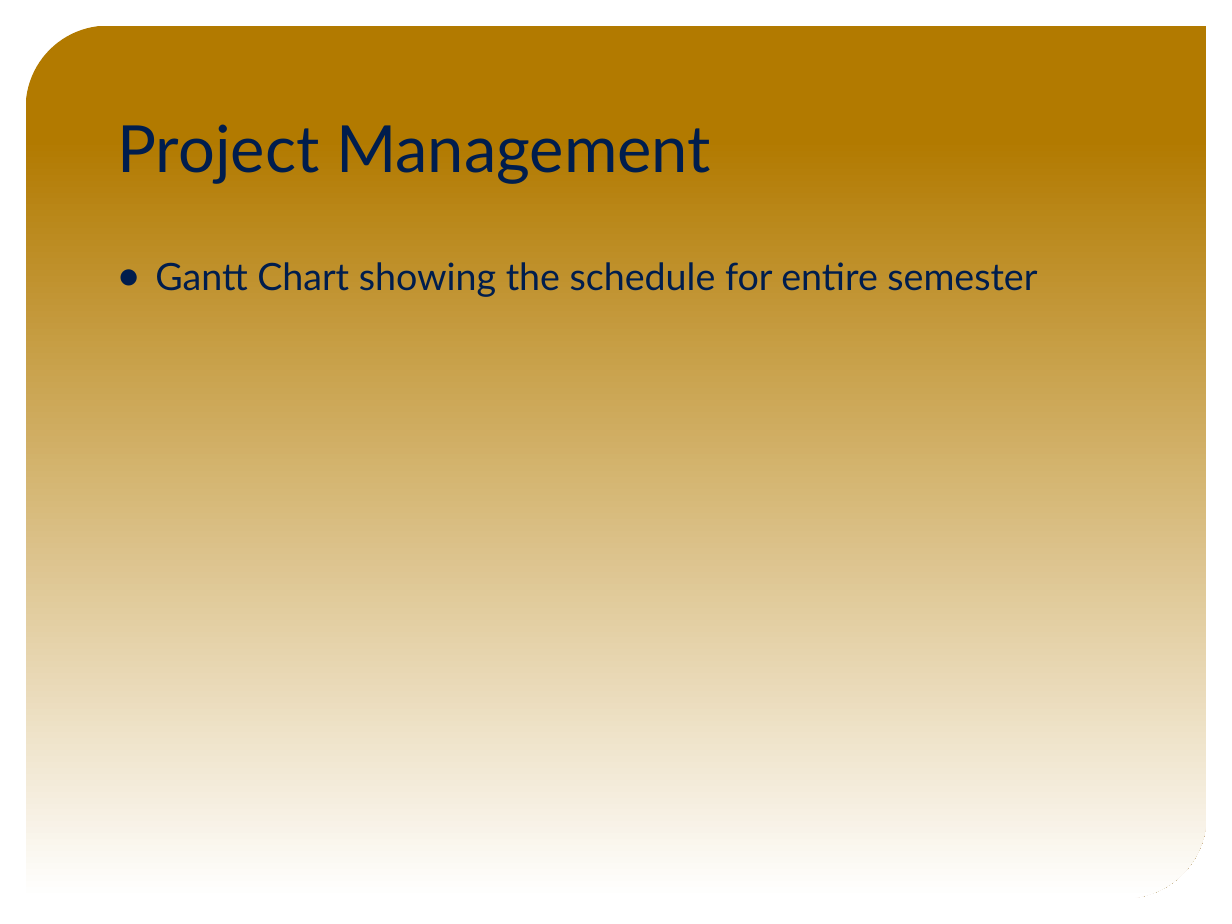
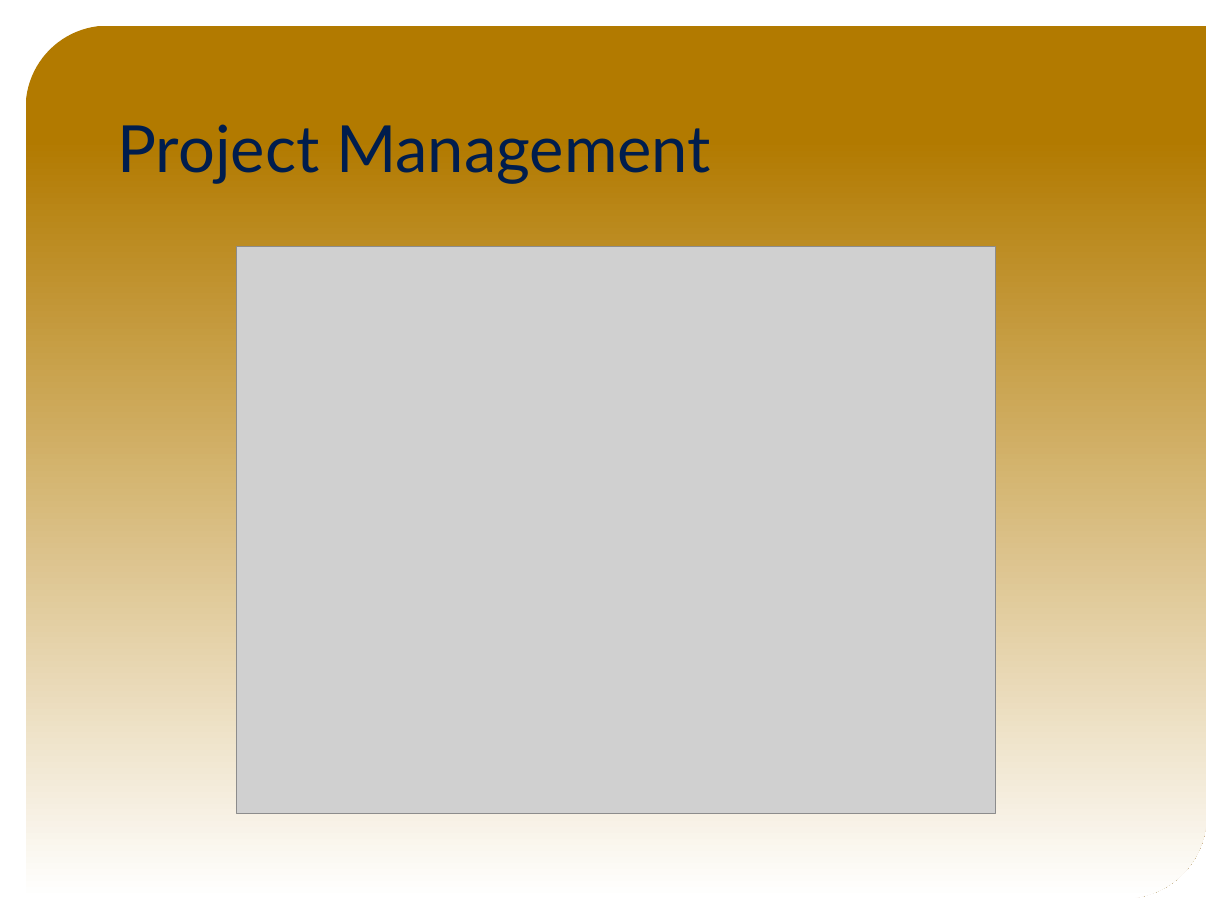
Before and after one commit to FIU-SCIS-Senior-Projects/VIP-Website-7.0, a slide deck: slide 3 of Presentation Slides/Final Presentation Slides.pptx. Drawn at 1232x924 pixels with LibreOffice and Linux fonts; fonts in the diff are those of the drawing; grey boxes stand for pictures; background and template pictures are left out. Boxes give left, top, right and bottom in pixels: in the first picture for what was removed or moved away, otherwise in the second. Text is boxed around its words. In the diff, an @@ line names an element or a change of style, - is before the commit and + after.

```diff
--- a/Presentation Slides/Final Presentation Slides.pptx
+++ b/Presentation Slides/Final Presentation Slides.pptx
@@ text removed at (x1=155, y1=262, x2=1037, y2=297) @@
-● Gantt Chart showing the schedule for entire semester
@@ picture added at (x1=237, y1=246, x2=995, y2=813) @@
```
Also in this commit, not shown: 5 other slides changed, 11 slides added, 6 slides removed, 1 other file.
